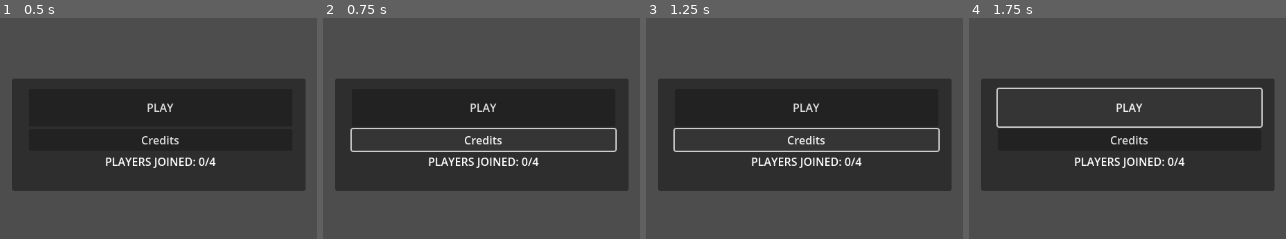
Above: before the commit, frames 1-4 (left to right).
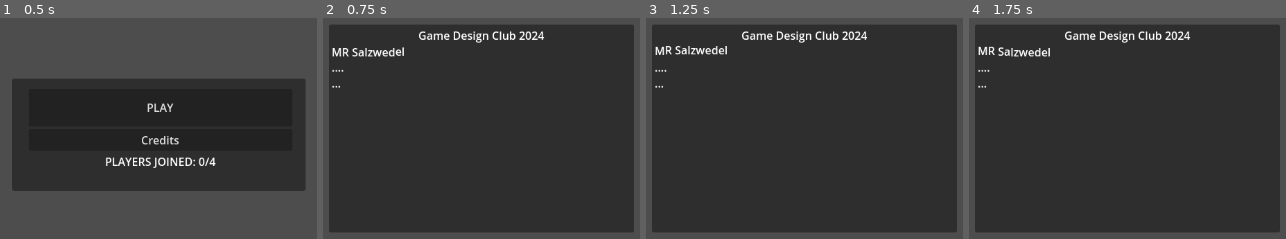
Above: after the commit, the same moments.

Repository: sinomnomnom/gdc-first-project
Game: Godot game, scene res://main/main.tscn
The game is run twice, just before and just after one commit, with the same random seed, the same clock (stepped at 60 frames per second) and the same inputs.
Inputs:
- Up to frame 1 (0.5 s): no input
- Up to frame 2 (0.75 s): click "Credits" at 0.5 s
- Up to frame 3 (1.25 s): no input
- Up to frame 4 (1.75 s): click "PLAY" at 1.25 s

Frame 1 is identical in both runs. In frame 2, 45% of the frame differs, in the area x 1-99%, y 3-97%; in frame 3, 45%; in frame 4, 45%.

Commit message:
made red shader progress and credit sccreen

Diff:
--- a/Shaders/Golden.gdshader
+++ b/Shaders/Golden.gdshader
@@ -2,12 +2,12 @@
 uniform vec4 gold = vec4(1.0, 0.9, 0.0, 1.0);
 uniform float goldeness = 0;
 uniform float maxGoldeness = 0.4;
-uniform float shine_speed = 1;
+uniform float shine_speed = 2;
 uniform float shine_intensity = 0.9;
-uniform float shine_hardness = 1;
-uniform float shine_size = 1;
-uniform float shine_frequency = 1;
-uniform float shine_slope = .4;
+uniform float shine_hardness = 0;
+uniform float shine_size = 0.2;
+uniform float shine_frequency = 5;
+uniform float shine_slope = 1;
 
 void vertex() {
 	// Called for every vertex the material is visible on.
--- a/Shaders/Redness.gdshader
+++ b/Shaders/Redness.gdshader
@@ -15,7 +15,7 @@
 	} else{
 		mixColor = mix(color1,color2,(redness-50.)/50.);
 	}
-	COLOR = mix(tex_color,mixColor,redness/100.*maxRedness-clamp(UV.y-1.,0,1000))*(1.-redness/200.);
+	COLOR = mix(tex_color,mixColor,clamp(redness/100.*maxRedness-UV.y+.5,0.,1.))*(1.-redness/150.);
 	COLOR.a = tex_color.a;
 }
 
--- a/main/UI.gd
+++ b/main/UI.gd
@@ -8,8 +8,10 @@
 var keys = []
 const TEST_FACE = preload("res://main/test_face.tscn")
 @onready var rich_text_label = $VBoxContainer/RichTextLabel
+@onready var popup_panel = $VBoxContainer/PopupPanel
 
 func _input(event: InputEvent):
+	popup_panel.hide()
 	if playerCount >= maxplayers:
 		return
 	if event is InputEventKey and event.is_pressed():
@@ -32,3 +34,7 @@
 	if playerCount >=2:
 		emit_signal("gameStart")
 		hide()
+
+
+func _on_credits_pressed():
+	popup_panel.show()
--- a/main/UI.tscn
+++ b/main/UI.tscn
@@ -60,4 +60,22 @@
 tab_size = 0
 text_direction = 3
 
+[node name="PopupPanel" type="PopupPanel" parent="VBoxContainer"]
+title = "Credits"
+initial_position = 2
+size = Vector2i(440, 300)
+
+[node name="RichTextLabel" type="RichTextLabel" parent="VBoxContainer/PopupPanel"]
+offset_left = 4.0
+offset_top = 4.0
+offset_right = 436.0
+offset_bottom = 296.0
+bbcode_enabled = true
+text = "[center]Game Design Club 2024[/center]
+[wave]MR Salzwedel[/wave]
+....
+...
+"
+
 [connection signal="pressed" from="VBoxContainer/Play" to="." method="_on_play_pressed"]
+[connection signal="pressed" from="VBoxContainer/Credits" to="." method="_on_credits_pressed"]
--- a/main/test_face.tscn
+++ b/main/test_face.tscn
@@ -20,7 +20,7 @@
 
 [sub_resource type="ShaderMaterial" id="ShaderMaterial_n2lr7"]
 shader = ExtResource("4_gsbvy")
-shader_parameter/redness = 0.0
+shader_parameter/redness = 100.0
 shader_parameter/color1 = Vector4(1, 0, 0, 1)
 shader_parameter/color2 = Vector4(1, 0, 0.5, 1)
 shader_parameter/maxRedness = 0.6
